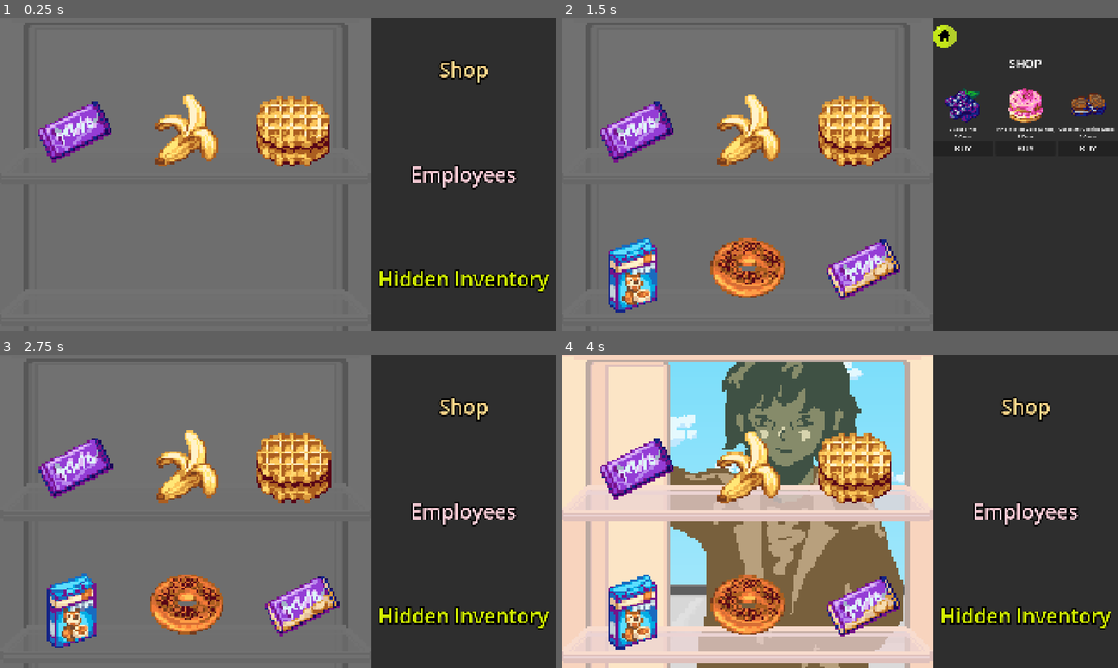
Above: before the commit, frames 1-4 (two rows, left to right).
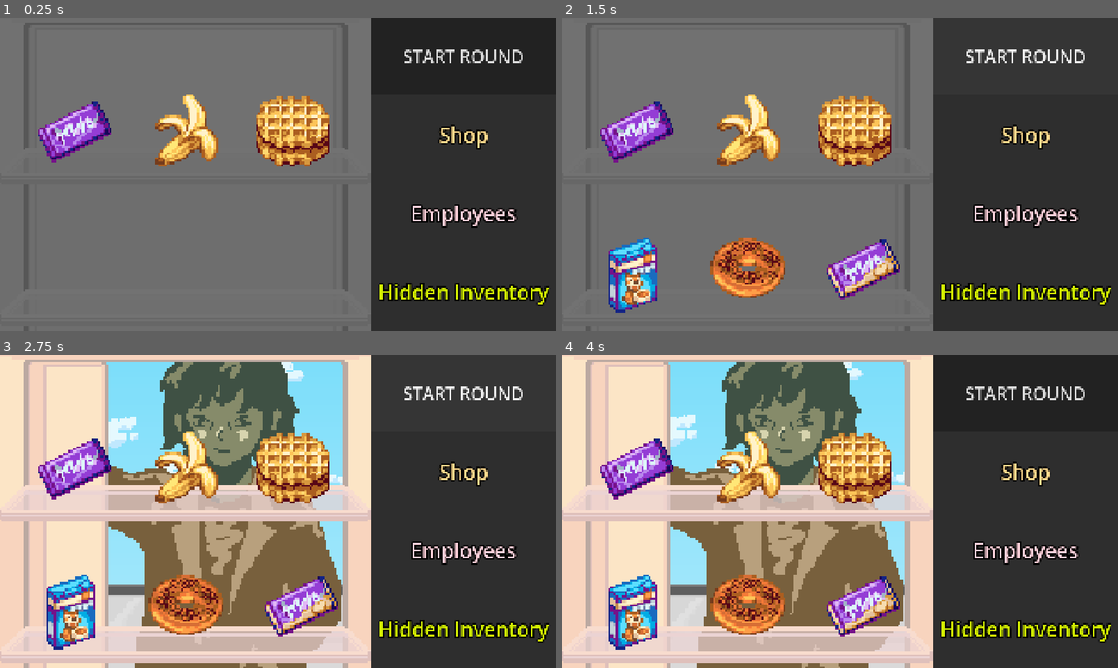
Above: after the commit, the same moments.

Repository: terebigeemu/usydjam
Game: Godot game, scene res://scenes/fridge.tscn
Two runs of this game, one before a commit and one after it. Both use one fixed random seed, a clock stepped at 60 frames per second and the inputs below. This scene is started directly instead of the project's main scene.
Inputs (mouse positions are in pixels of both pictures, inside the frame that each line leads up to):
- Up to frame 1 (0.25 s): no input
- Up to frame 2 (1.5 s): click (1023, 55) at 0.5 s, where only the run after the commit has a clickable "START ROUND"; click (1023, 55) at 1.25 s, where only the run after the commit has a clickable "START ROUND"
- Up to frame 3 (2.75 s): click (383, 373) at 2.02 s
- Up to frame 4 (4 s): click "Shop" at 2.75 s; click (945, 373) at 3.5 s

The runs differ from the first frame. In frame 1, 4.9% of the frame differs, in the area x 68-99%, y 10-92%; in frame 2, 4.8%; in frame 3, 65%, in the area x 0-99%, y 0-100%; in frame 4, 4.9%.

Commit message:
Start Button

Diff:
--- a/scenes/UI.tscn
+++ b/scenes/UI.tscn
@@ -28,6 +28,12 @@
 [node name="MainMenu" type="VBoxContainer" parent="PanelContainer/MarginContainer" unique_id=176046976]
 layout_mode = 2
 mouse_filter = 2
+
+[node name="StartBtn" type="Button" parent="PanelContainer/MarginContainer/MainMenu" unique_id=1007978610]
+layout_mode = 2
+size_flags_vertical = 3
+theme_override_font_sizes/font_size = 60
+text = "START ROUND"
 
 [node name="ShopBtn" type="MenuButton" parent="PanelContainer/MarginContainer/MainMenu" unique_id=1611310431]
 layout_mode = 2
--- a/scripts/fridge.gd
+++ b/scripts/fridge.gd
@@ -13,6 +13,8 @@
 @onready var stash100: AnimatedSprite2D = $Stash100/Cell100
 @onready var stash101: AnimatedSprite2D = $Stash101/Cell101
 @onready var stash102: AnimatedSprite2D = $Stash102/Cell102
+@onready var start_btn = $UI/PanelContainer/MarginContainer/MainMenu/StartBtn
+
 
 var fridge_original_position: Vector2
 var cell_original_positions: Array[Vector2]
@@ -118,6 +120,8 @@
 	# todo: detect hoverover
 
 	# todo: swap fn for fridge
+
+	start_btn.pressed.connect(_on_start_btn_pressed)
 
 func stash_fill(cell_id, item_no, inventory_index):
 
@@ -336,10 +340,15 @@
 var turn_count: int = 0
 
 # Temporary trigger for testing
-func _on_side_panel_input_event(viewport: Node, event: InputEvent, shape_idx: int) -> void:
-	if event is InputEventMouseButton and event.pressed:
-		if event.button_index == MOUSE_BUTTON_LEFT and turn_count % 2 == 0:
-			advance_turn()
+#func _on_side_panel_input_event(viewport: Node, event: InputEvent, shape_idx: int) -> void:
+	#if event is InputEventMouseButton and event.pressed:
+		#if event.button_index == MOUSE_BUTTON_LEFT and turn_count % 2 == 0:
+			#advance_turn()
+			#
+# Function that runs when Start is clicked
+func _on_start_btn_pressed():
+	if turn_count % 2 == 0:
+		advance_turn()
 
 func get_random_employee():
 	var frame_count = employee.sprite_frames.get_frame_count("default")
Binary file changed: Data/EmployeeTable.Affinity.translation
Binary file changed: Data/EmployeeTable.Can Remove you.translation
Binary file changed: Data/EmployeeTable.Can promote you.translation
Binary file changed: Data/EmployeeTable.Level.translation
Binary file changed: Data/EmployeeTable.Percentage.translation
Binary file changed: Data/EmployeeTable.Preferences.translation
Binary file changed: Data/EmployeeTable.SeenStatus.translation
